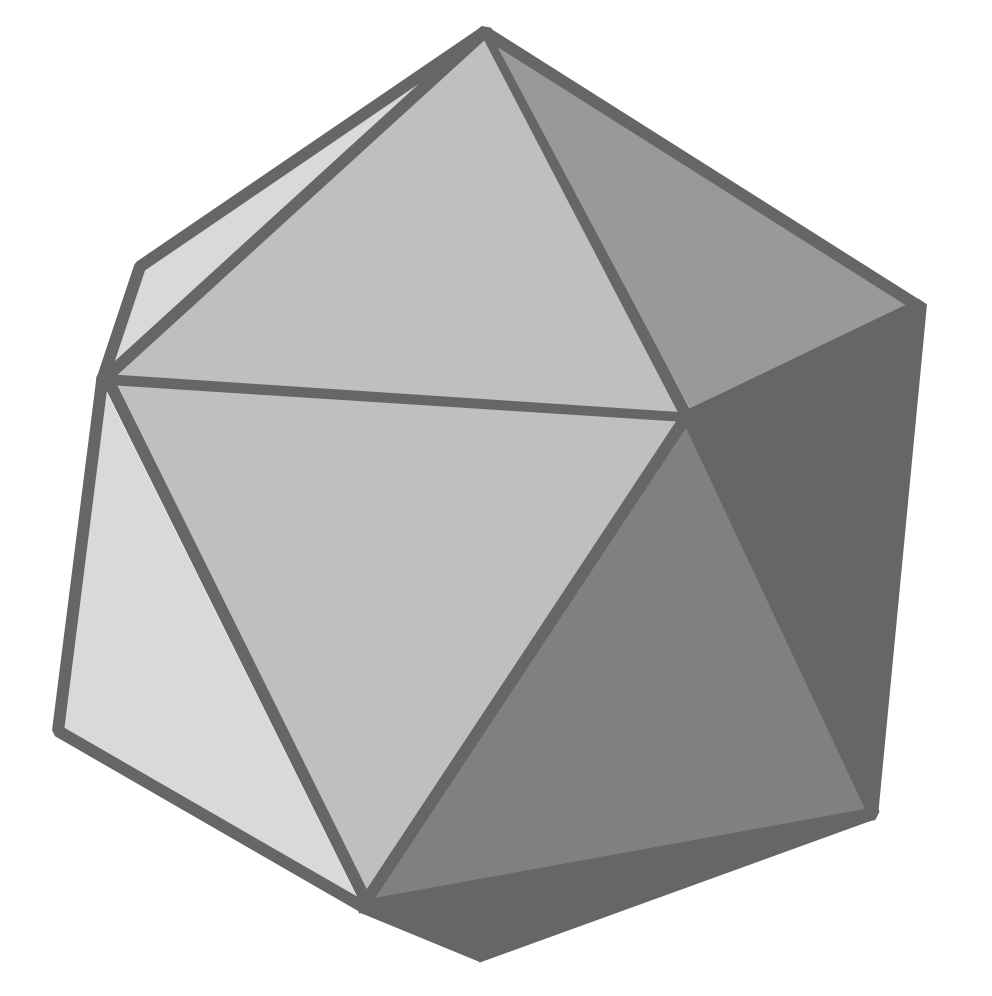
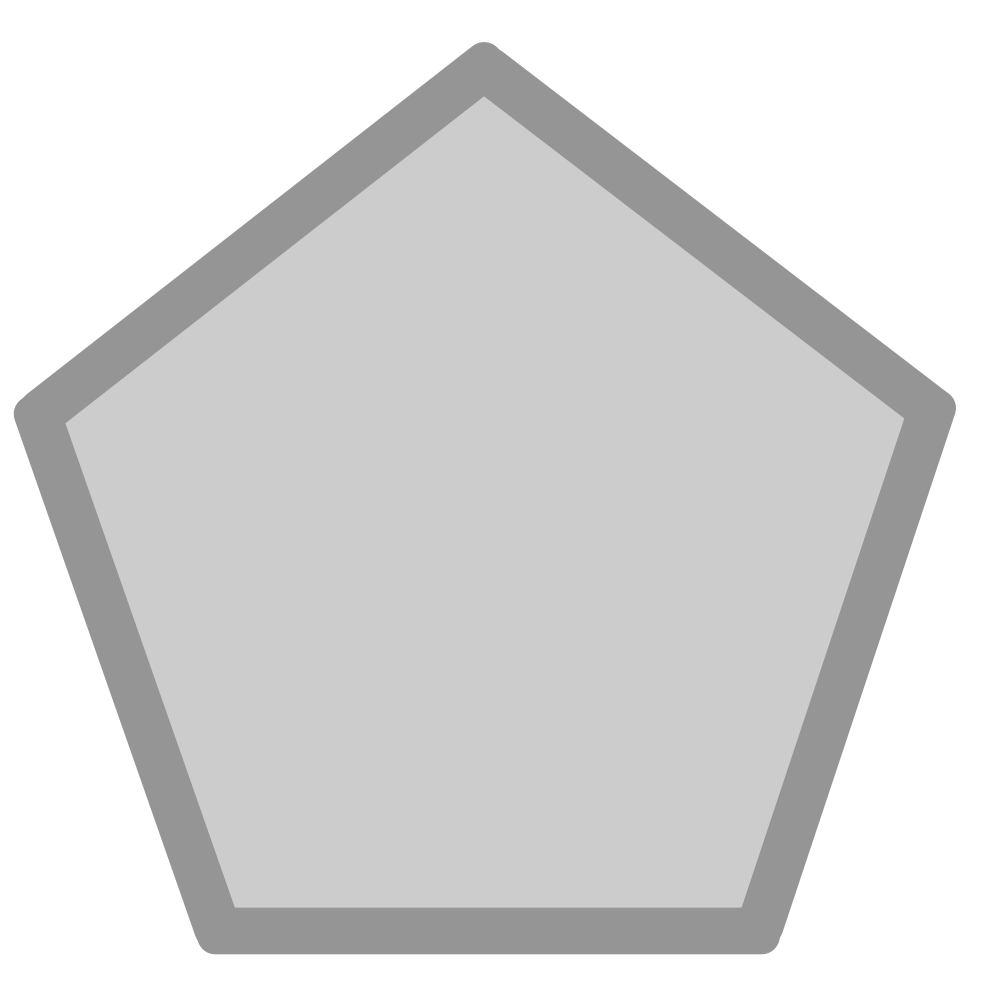
Before/after of a w=992, h=996 layered artwork. What changed in the layer stack:
pixels changed over [13, 26, 956, 963] (layer not identified)
